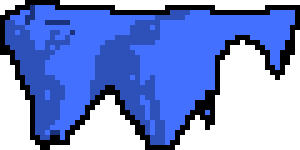
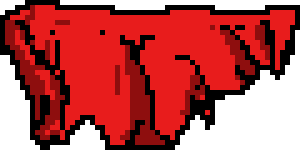
Layer changes from the first 300×150 image to the second:
hid "Copia de Fondo", painted on it over box(5, 5, 295, 150)
showed "Fondo", painted on it over box(5, 5, 295, 150)
